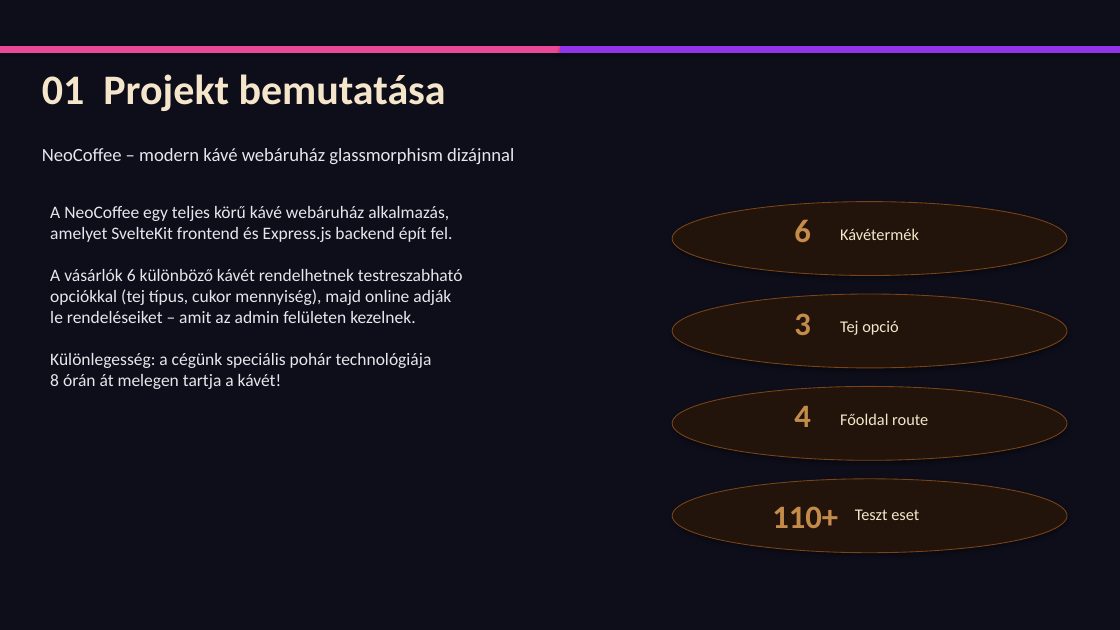
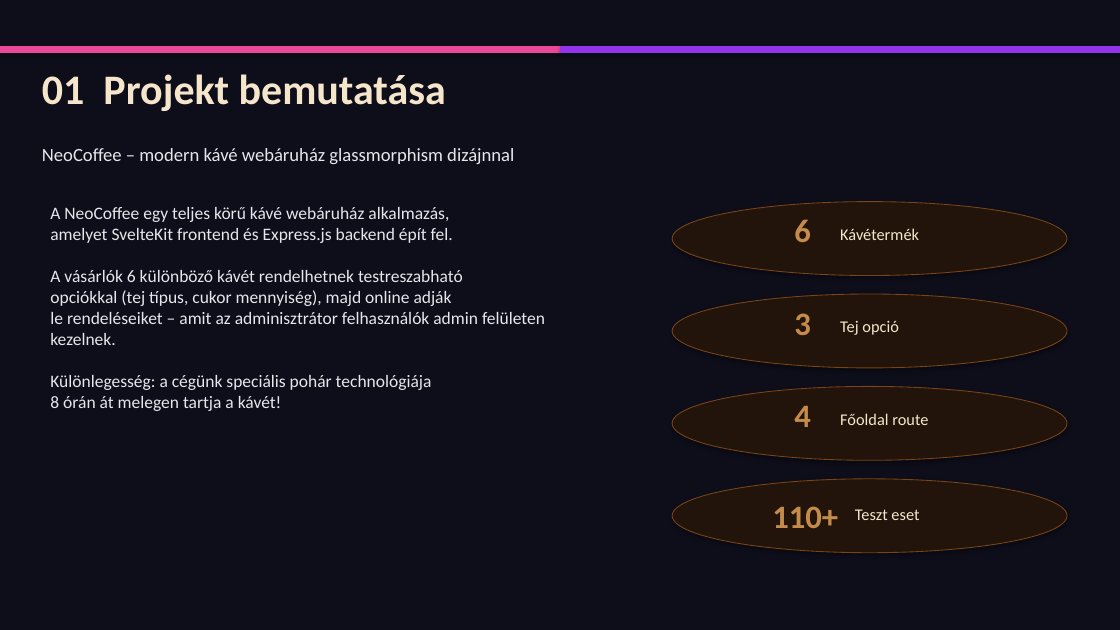
Before and after one commit to KristOOFF/webaruhaz, a slide deck: slide 3 of NeoCoffee_Webáruház_Prezentáció.pptx. Drawn at 1120x630 pixels with LibreOffice and Linux fonts; fonts in the diff are those of the drawing. Boxes give left, top, right and bottom in pixels: in the first picture for what was removed or moved away, otherwise in the second. Text is boxed around its words. In the diff, an @@ line names an element or a change of style, - is before the commit and + after.

```diff
--- a/NeoCoffee_Webáruház_Prezentáció.pptx
+++ b/NeoCoffee_Webáruház_Prezentáció.pptx
@@ text at (50, 312, 545, 345): text changed @@
-le rendeléseiket – amit az admin felületen kezelnek.
+le rendeléseiket – amit az adminisztrátor felhasználók admin felületen kezelnek.
```
Also in this commit, not shown: 5 other slides changed, 13 slides removed.
